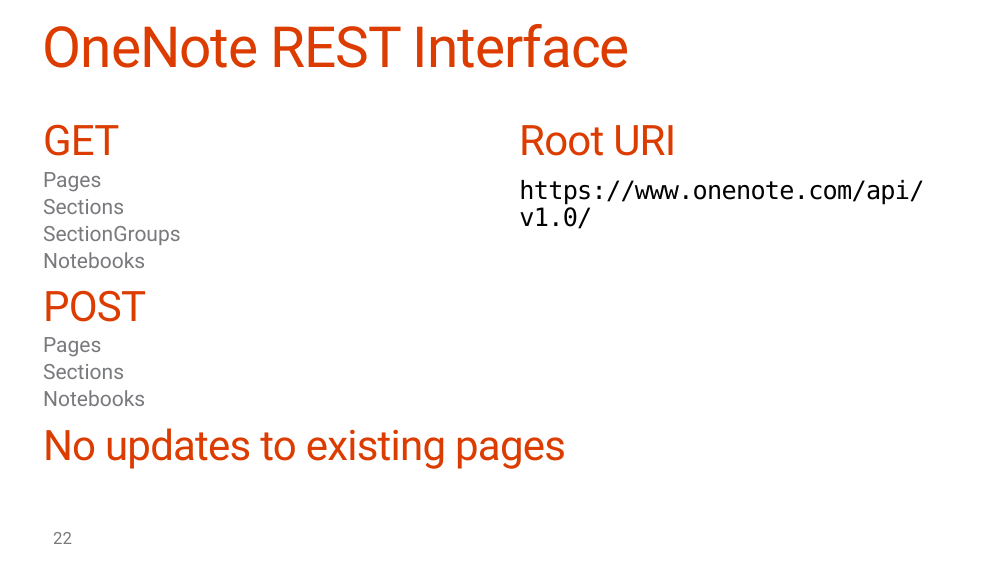
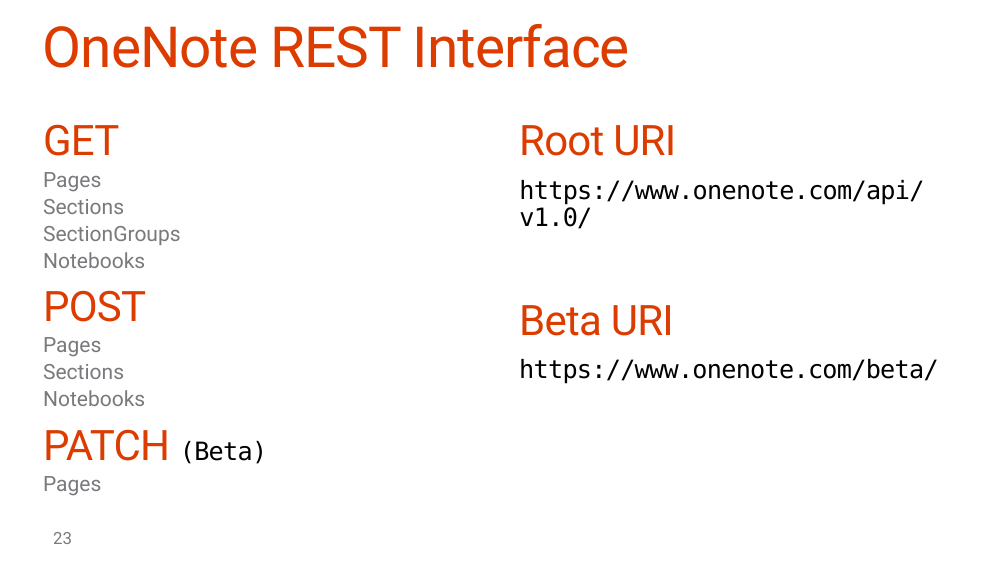
Before and after one commit to fabbbiob/TrainingContent, a slide deck: slide 23 of O3653-7 Deep Dive into the Office 365 APIs for OneNote services/O3653-7 Deep Dive into the Office 365 APIs for OneNote services.pptx (slide 22 before the commit). Drawn at 1008x567 pixels with LibreOffice and Linux fonts; fonts in the diff are those of the drawing; background and template pictures are left out. Boxes give left, top, right and bottom in pixels: in the first picture for what was removed or moved away, otherwise in the second. Text is boxed around its words. In the diff, an @@ line names an element or a change of style, - is before the commit and + after.

```diff
--- a/O3653-7 Deep Dive into the Office 365 APIs for OneNote services/O3653-7 Deep Dive into the Office 365 APIs for OneNote services.pptx
+++ b/O3653-7 Deep Dive into the Office 365 APIs for OneNote services/O3653-7 Deep Dive into the Office 365 APIs for OneNote services.pptx
@@ text at (519,305,939,384): paragraphs added @@
+Beta URI
+https://www.onenote.com/beta/
@@ text at (43,429,267,496): text changed; size 40 to 24 pt; text colour #DC3C00 to #000000 @@
-No updates to existing pages
+PATCH (Beta)
+  Pages
@@ page number at (53,532,72,544): text changed @@
-22
+23
```
Also in this commit, not shown: 6 other slides changed, 1 slide added.
